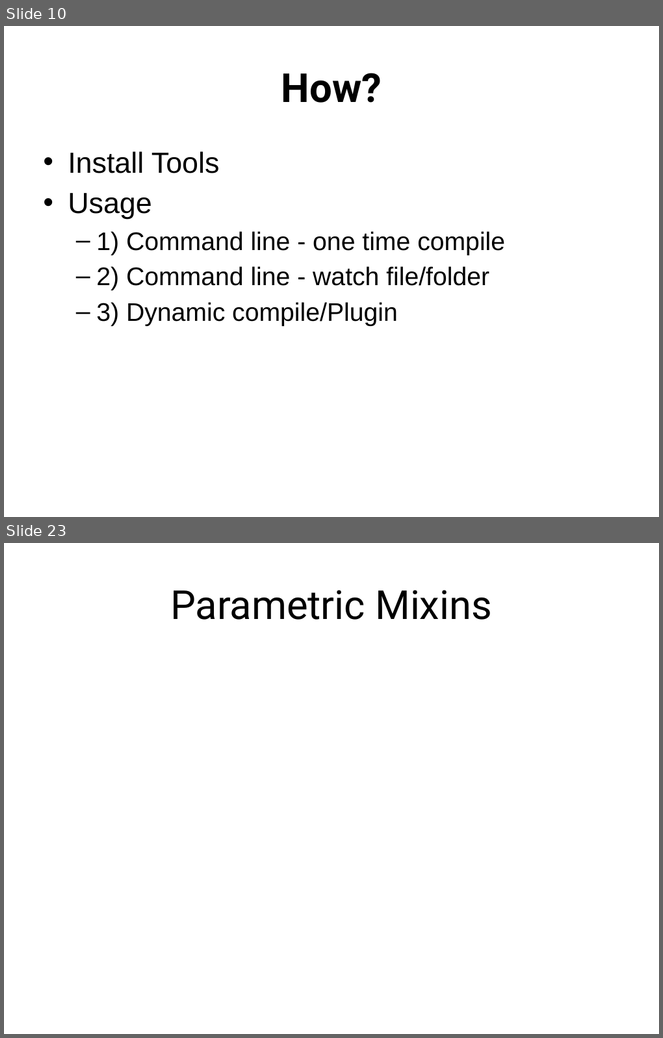
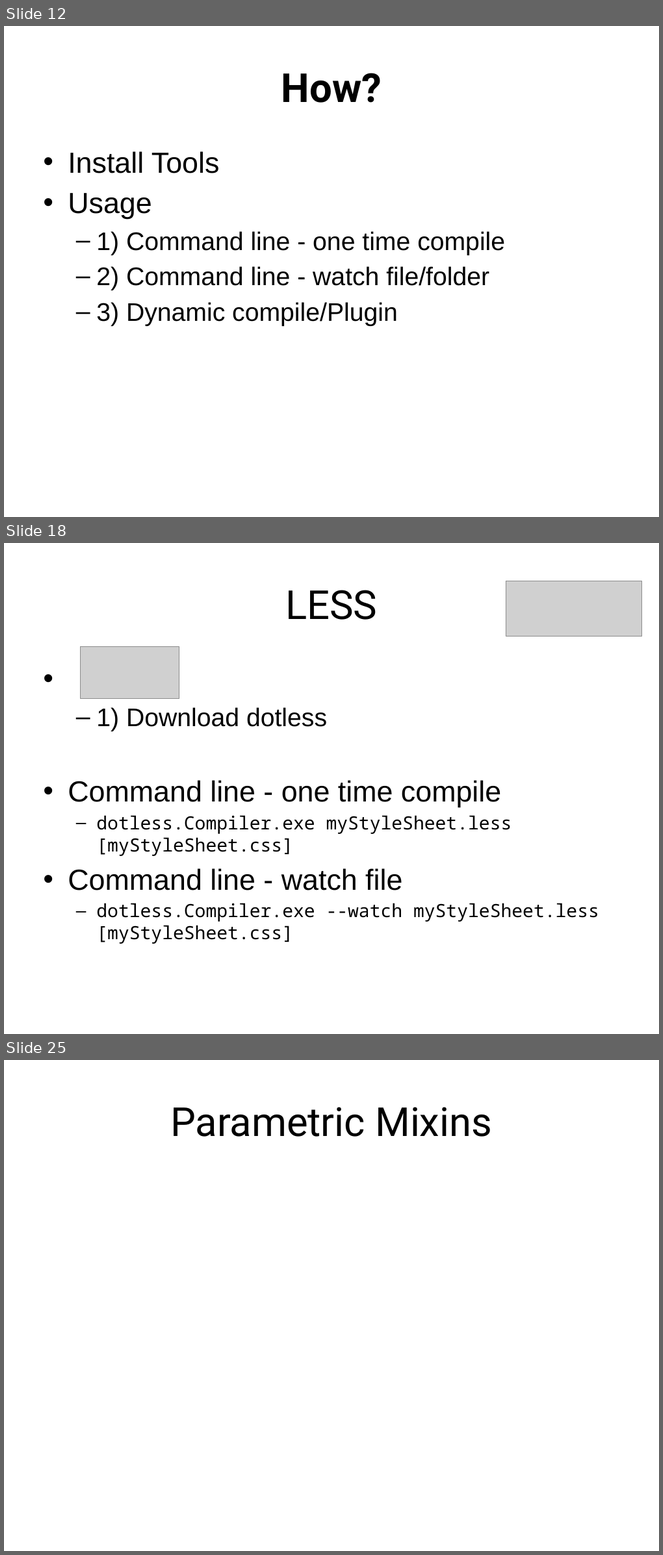
Before and after one commit to jacobladams/presentations, a slide deck: less-and-sass/Write LESS CSS and make it SASSier.pptx. Shown one above the other, each under a label of ours: slides 10 and 23 before the commit, slides 12, 18 and 25 after it; the slides between them are not shown. The pictures are 663x1038 and 663x1555 pixels, drawn with LibreOffice and Linux fonts; fonts in the diff are those of the drawing; grey boxes stand for pictures. Boxes give left, top, right and bottom in pixels: in the first picture for what was removed or moved away, otherwise in the second. Text is boxed around its words. In the diff, an @@ line names an element or a change of style, - is before the commit and + after.

```diff
--- a/less-and-sass/Write LESS CSS and make it SASSier.pptx
+++ b/less-and-sass/Write LESS CSS and make it SASSier.pptx
@@ slide 18 added at <box>4,543,659,1034</box>, background #FFFFFF @@
@@ picture added at <box>506,581,642,636</box> @@
@@ title added at <box>285,590,377,620</box>, 44 pt, text #000000 @@
+LESS
@@ picture added at <box>81,646,179,698</box> @@
@@ text added at <box>68,707,599,944</box>, 20 pt, text #000000 @@
+  – 1) Download dotless
+• Command line - one time compile
+  – dotless.Compiler.exe myStyleSheet.less [myStyleSheet.css]
+• Command line - watch file
+  – dotless.Compiler.exe --watch myStyleSheet.less [myStyleSheet.css]
@@ what was slide 10 is now slide 12 @@
@@ what was slide 23 is now slide 25 @@
```
Also in this commit, not shown: 6 slides changed, 16 other slides added, 12 slides removed.
